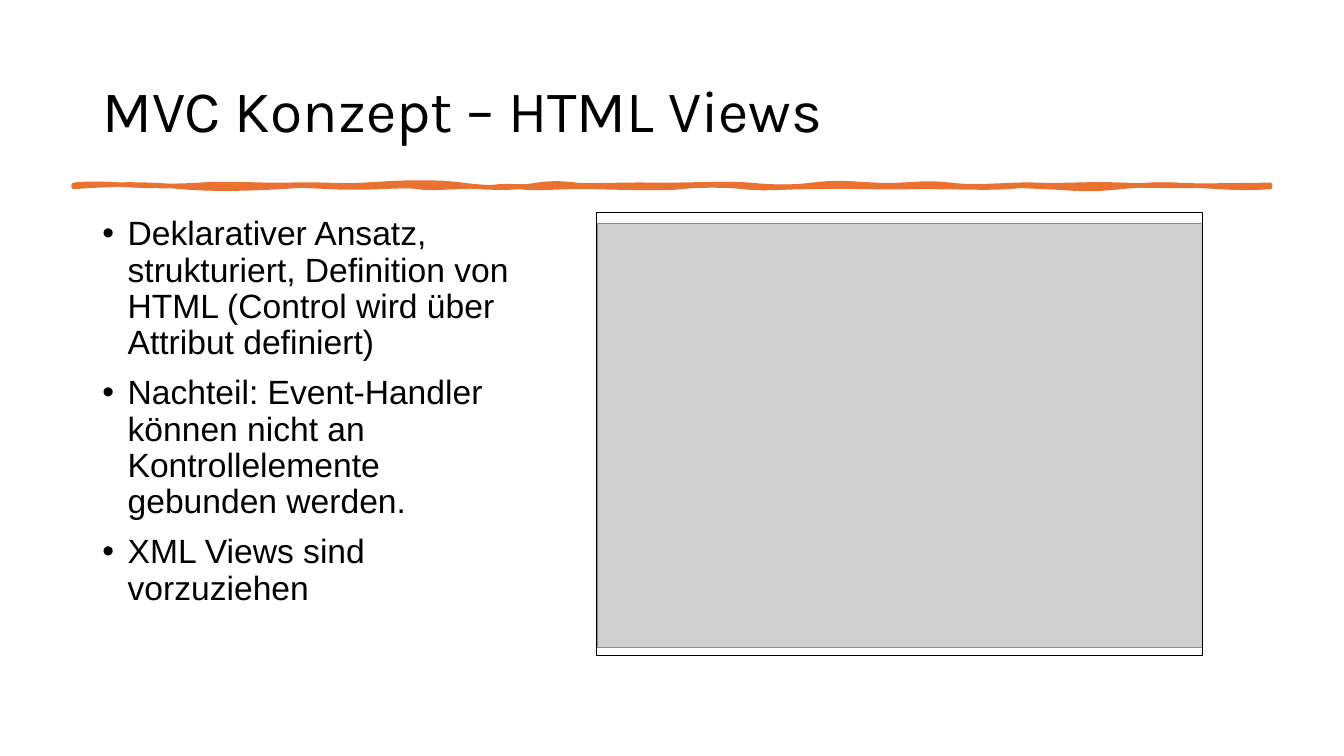
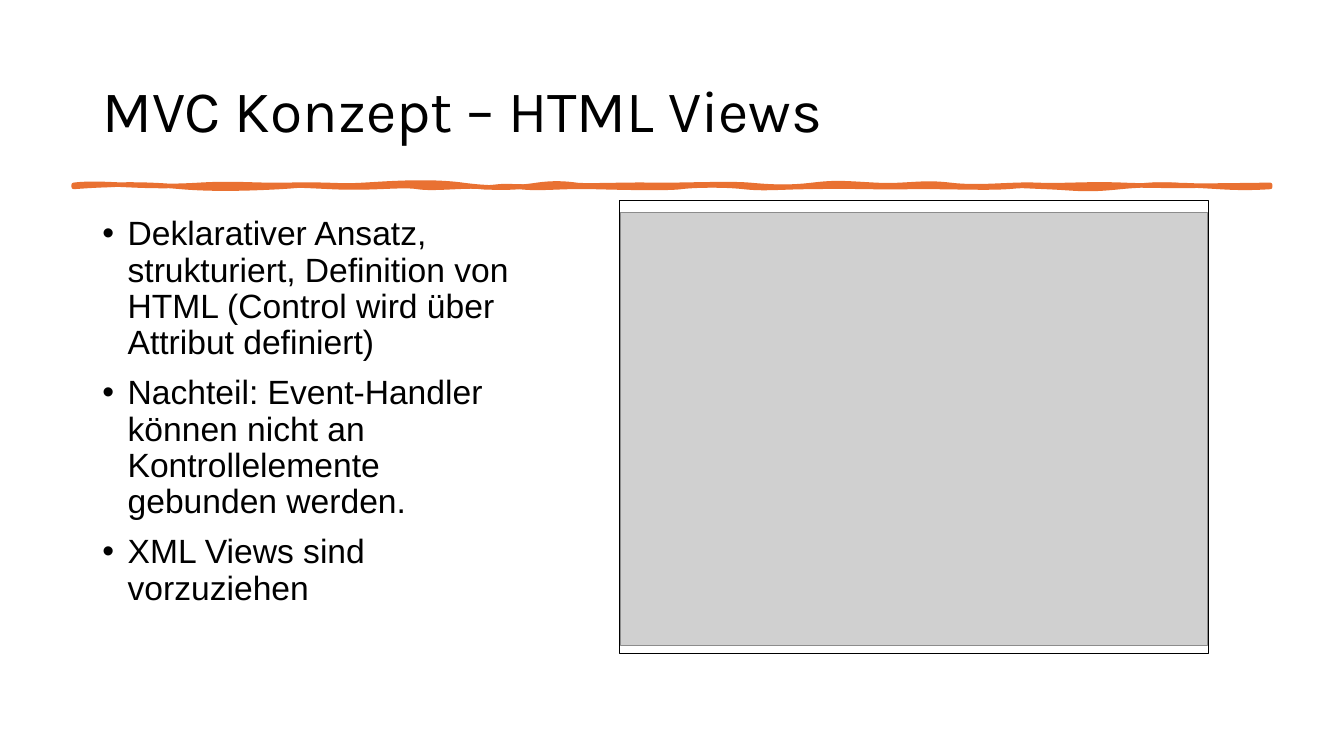
Before and after one commit to MatLange/SAPTraining, a slide deck: slide 40 of Tag01_SAPUI5-Fiori_DE.pptx. Drawn at 1344x756 pixels with LibreOffice and Linux fonts; fonts in the diff are those of the drawing; grey boxes stand for pictures. Boxes give left, top, right and bottom in pixels: in the first picture for what was removed or moved away, otherwise in the second. Text is boxed around its words. In the diff, an @@ line names an element or a change of style, - is before the commit and + after.

```diff
--- a/Tag01_SAPUI5-Fiori_DE.pptx
+++ b/Tag01_SAPUI5-Fiori_DE.pptx
@@ freeform shape resized from (x1=597, y1=213, x2=1204, y2=656) to (x1=620, y1=201, x2=1209, y2=654) @@
@@ picture resized from (x1=597, y1=224, x2=1202, y2=647) to (x1=621, y1=213, x2=1209, y2=645) @@
```
Also in this commit, not shown: 14 other slides changed, 2 other files.
